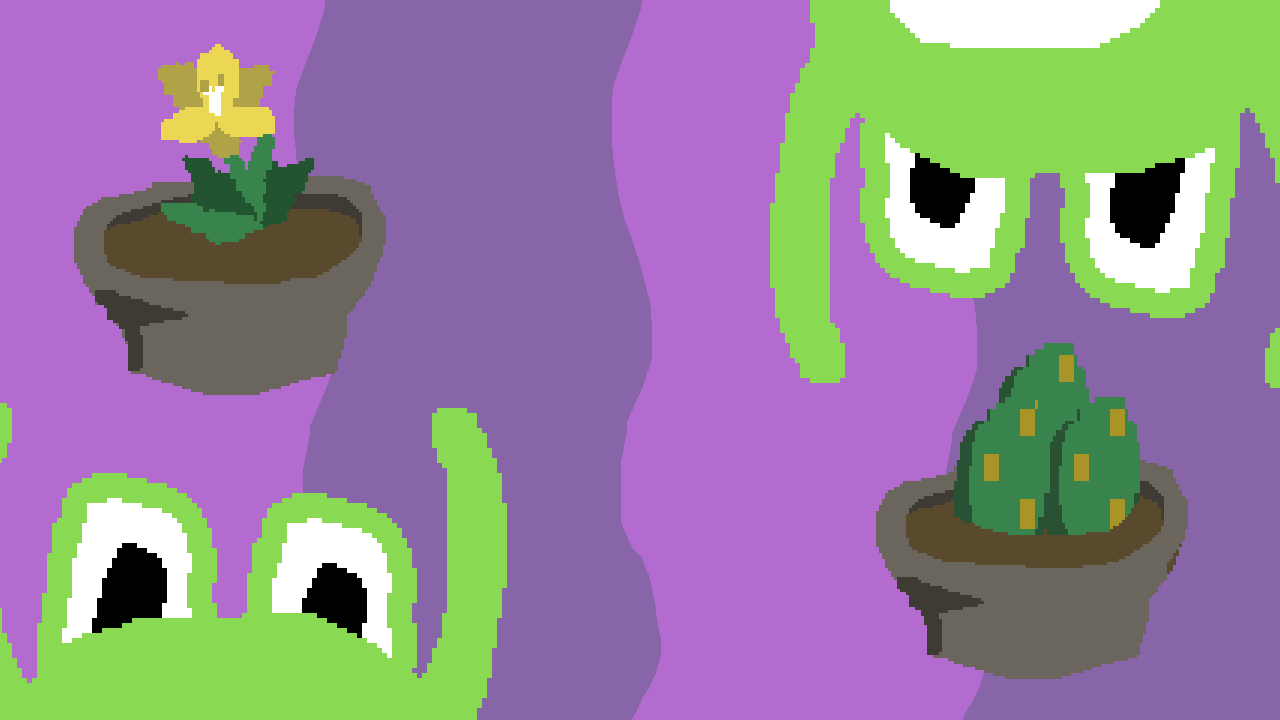
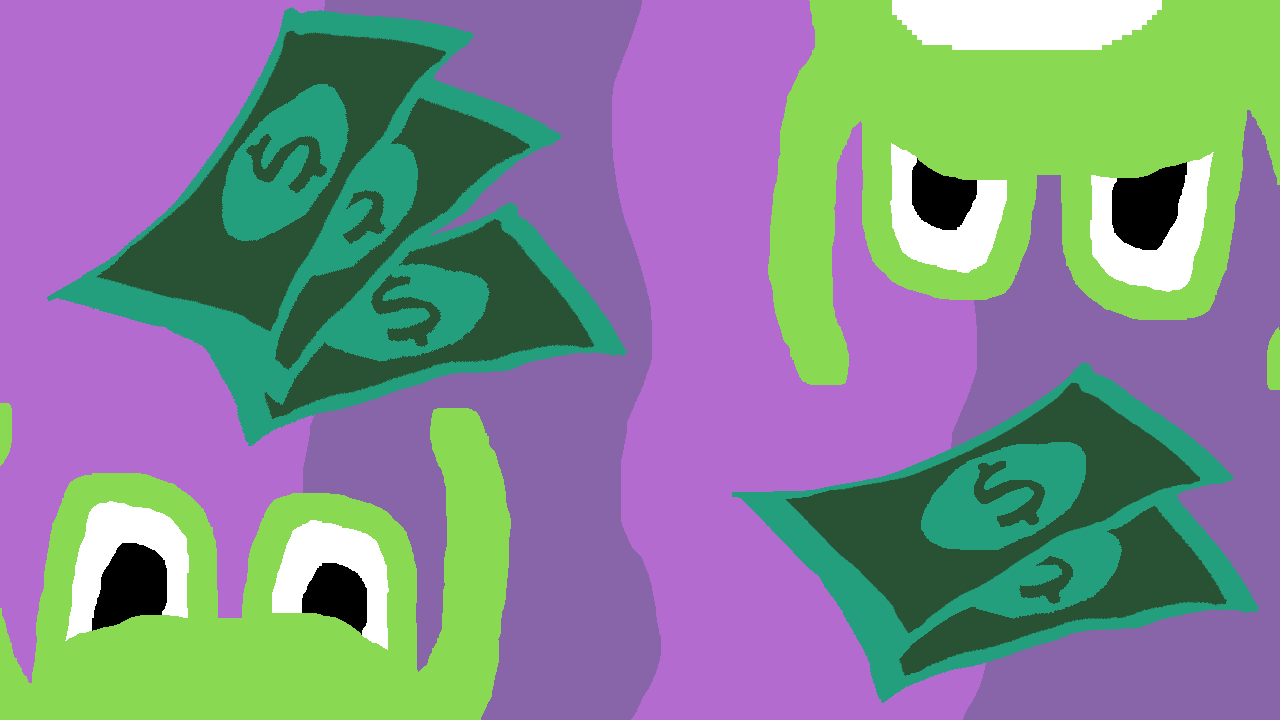
Revision of a layered (1280, 720) image; what changed, layer by layer:
added layer "Layer 5 copy 3" above "Layer 4 copy 7" over [left=222, top=84, right=349, bottom=241]
added layer "Layer 4 copy 7" above "Layer 4 copy 6" over [left=96, top=29, right=446, bottom=332]
added layer "Layer 4 copy 6" above "Layer 6 copy 2" over [left=47, top=7, right=474, bottom=367]
added layer "Layer 5 copy 2" above "Layer 4 copy 5" over [left=271, top=143, right=418, bottom=279]
added layer "Layer 4 copy 5" above "Layer 4 copy 4" over [left=134, top=84, right=530, bottom=370]
added layer "Layer 4 copy 4" above "Layer 6 copy 4" over [left=81, top=63, right=562, bottom=405]
added layer "Layer 5 copy 4" above "Layer 4 copy 9" over [left=311, top=263, right=490, bottom=362]
added layer "Layer 4 copy 9" above "Layer 4 copy 8" over [left=187, top=219, right=594, bottom=419]
added layer "Layer 4 copy 8" above "Layer 6" over [left=137, top=202, right=627, bottom=446]
added layer "Layer 5" above "Layer 4 copy" over [left=921, top=442, right=1086, bottom=550]
added layer "Layer 4 copy" above "Layer 4" over [left=785, top=383, right=1200, bottom=633]
added layer "Layer 4" above "Layer 6 copy" over [left=732, top=363, right=1233, bottom=665]
added layer "Layer 5 copy" above "Layer 4 copy 3" over [left=944, top=520, right=1122, bottom=619]
added layer "Layer 4 copy 3" above "Layer 4 copy 2" over [left=820, top=476, right=1227, bottom=676]
added layer "Layer 4 copy 2" above "Background copy 2" over [left=770, top=459, right=1259, bottom=703]
renamed "Background copy" to "Background copy 2", moved it above "Background", painted on it over [left=768, top=0, right=1280, bottom=390]
removed layer "Background" (3rd of 4) over [left=0, top=403, right=506, bottom=720]
painted on "Background" (1st of 2) over [left=0, top=44, right=511, bottom=720]
removed layer "Background" (2nd of 4) over [left=876, top=343, right=1188, bottom=679]
…and 5 more changes (5 added)
